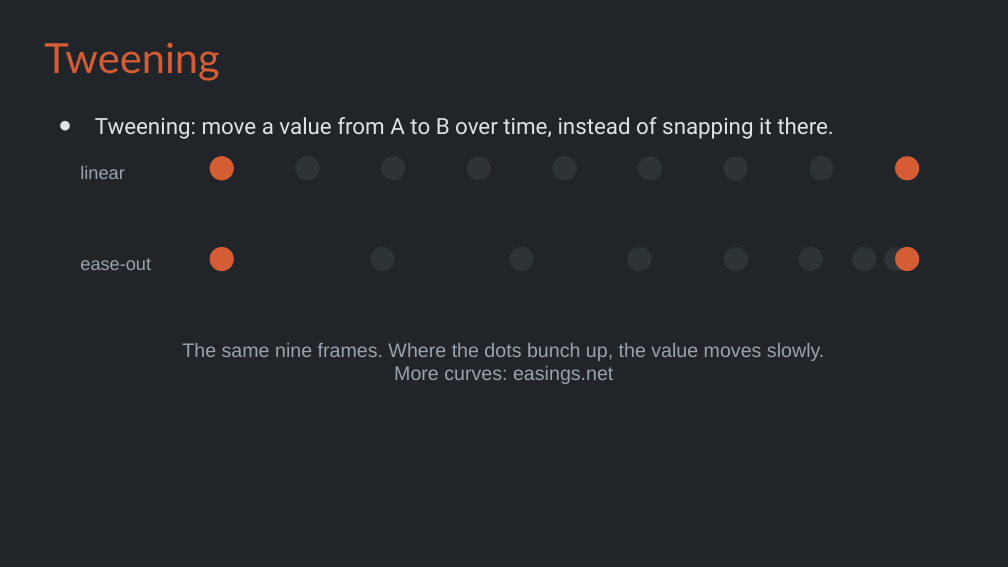
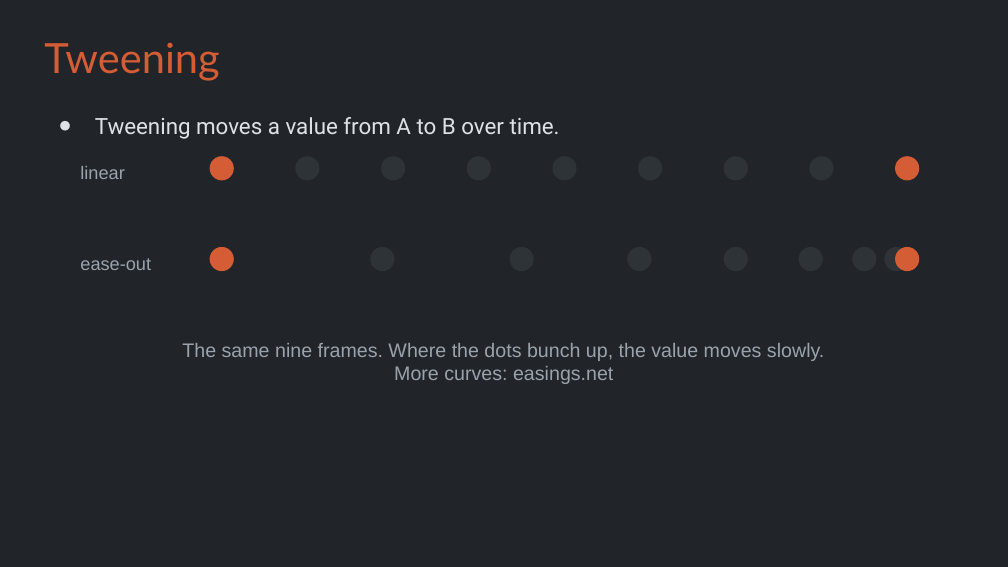
Before and after one commit to Metamate/gar, a slide deck: slide 29 of slides/07 The Legend of Zelda.pptx. Drawn at 1008x567 pixels with LibreOffice and Linux fonts; fonts in the diff are those of the drawing. Boxes give left, top, right and bottom in pixels: in the first picture for what was removed or moved away, otherwise in the second. Text is boxed around its words. In the diff, an @@ line names an element or a change of style, - is before the commit and + after.

```diff
--- a/slides/07 The Legend of Zelda.pptx
+++ b/slides/07 The Legend of Zelda.pptx
@@ text at (95, 117, 560, 139): text changed @@
-● Tweening: move a value from A to B over time, instead of snapping it there.
+● Tweening moves a value from A to B over time.
```
Also in this commit, not shown: 1 other slide changed, 9 other files.
